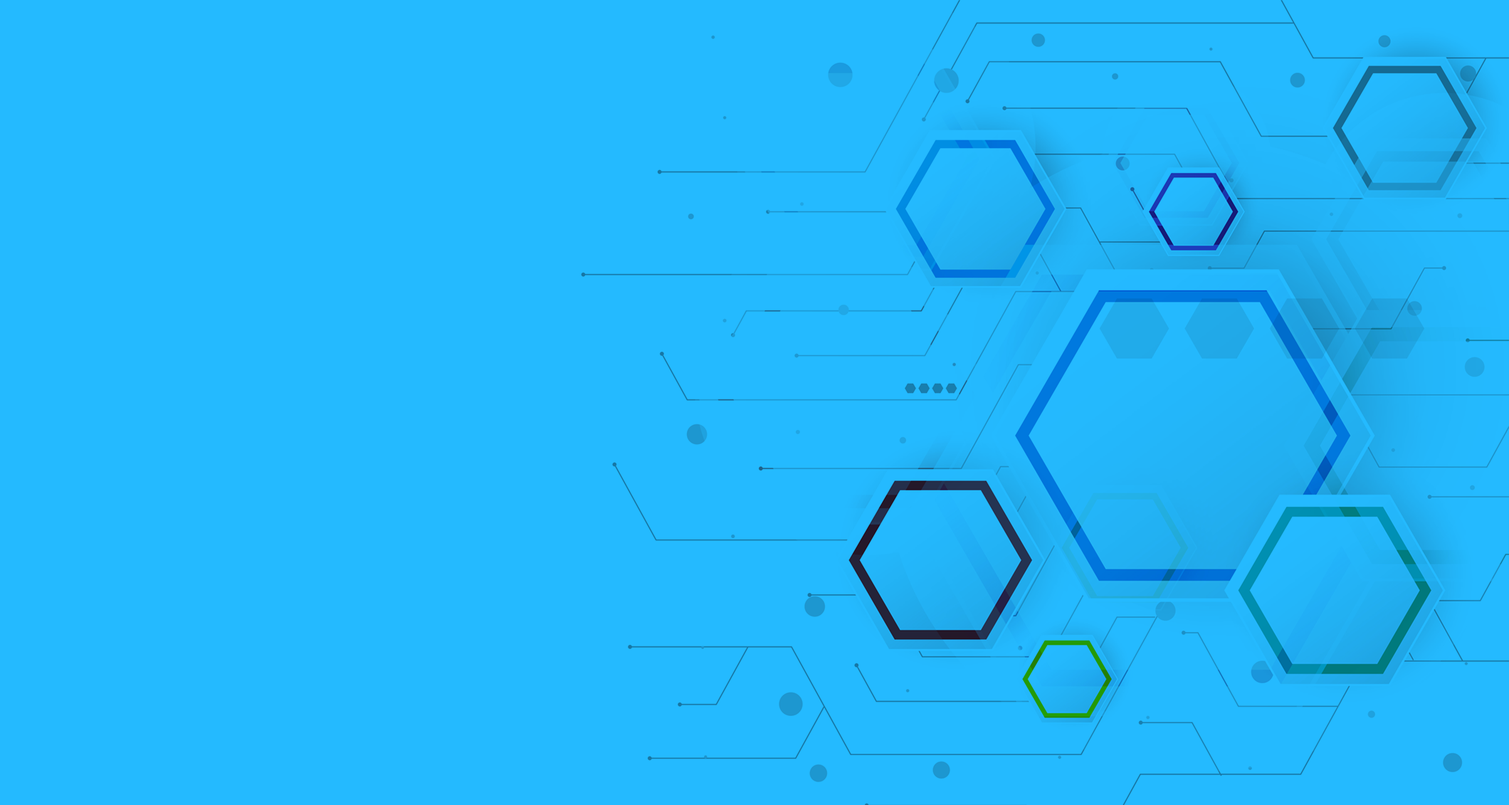
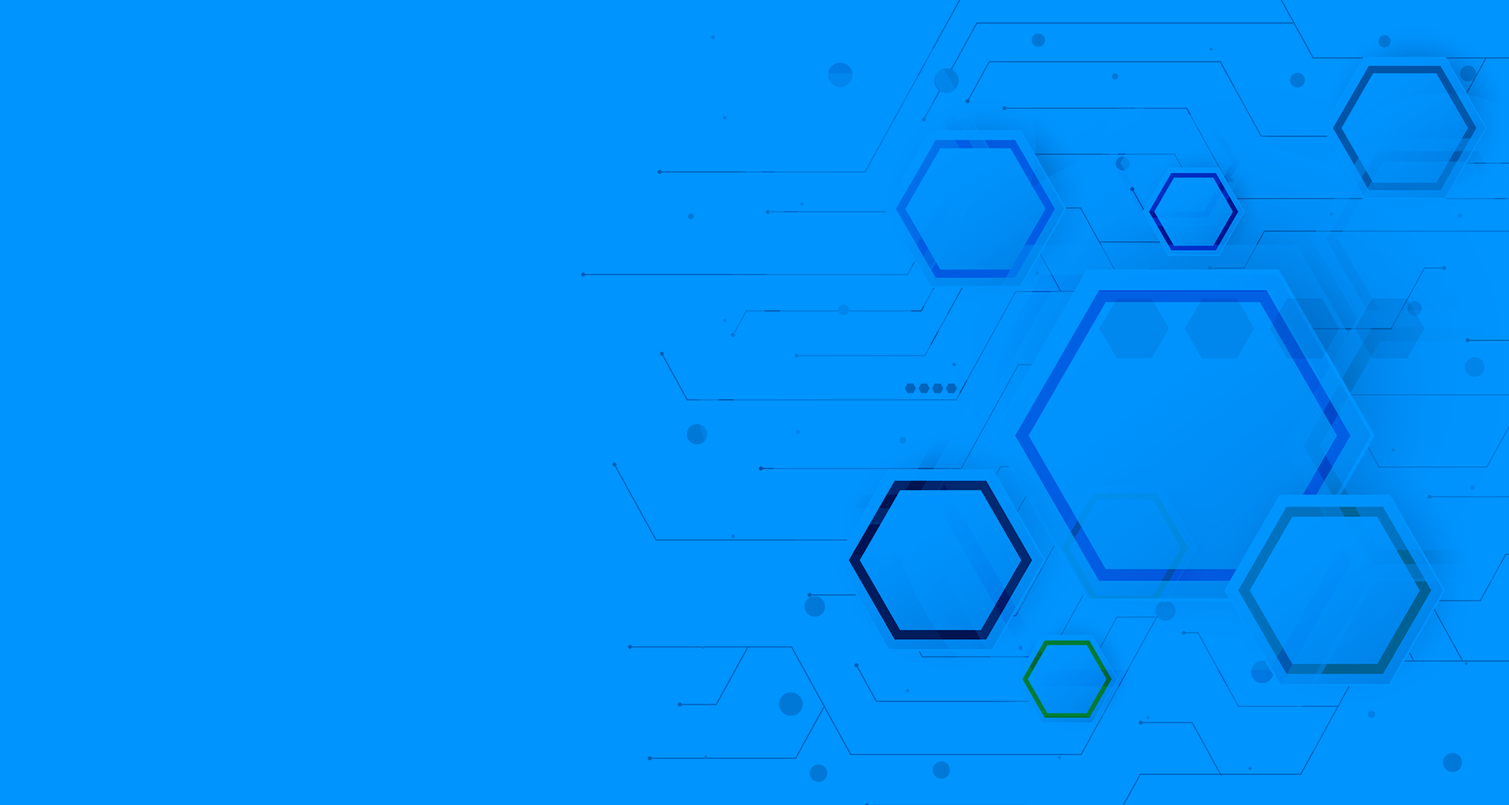
Layer changes from the first (1509, 805) image to the second:
painted on "Rectángulo 1" over [0, 0, 1509, 805]
